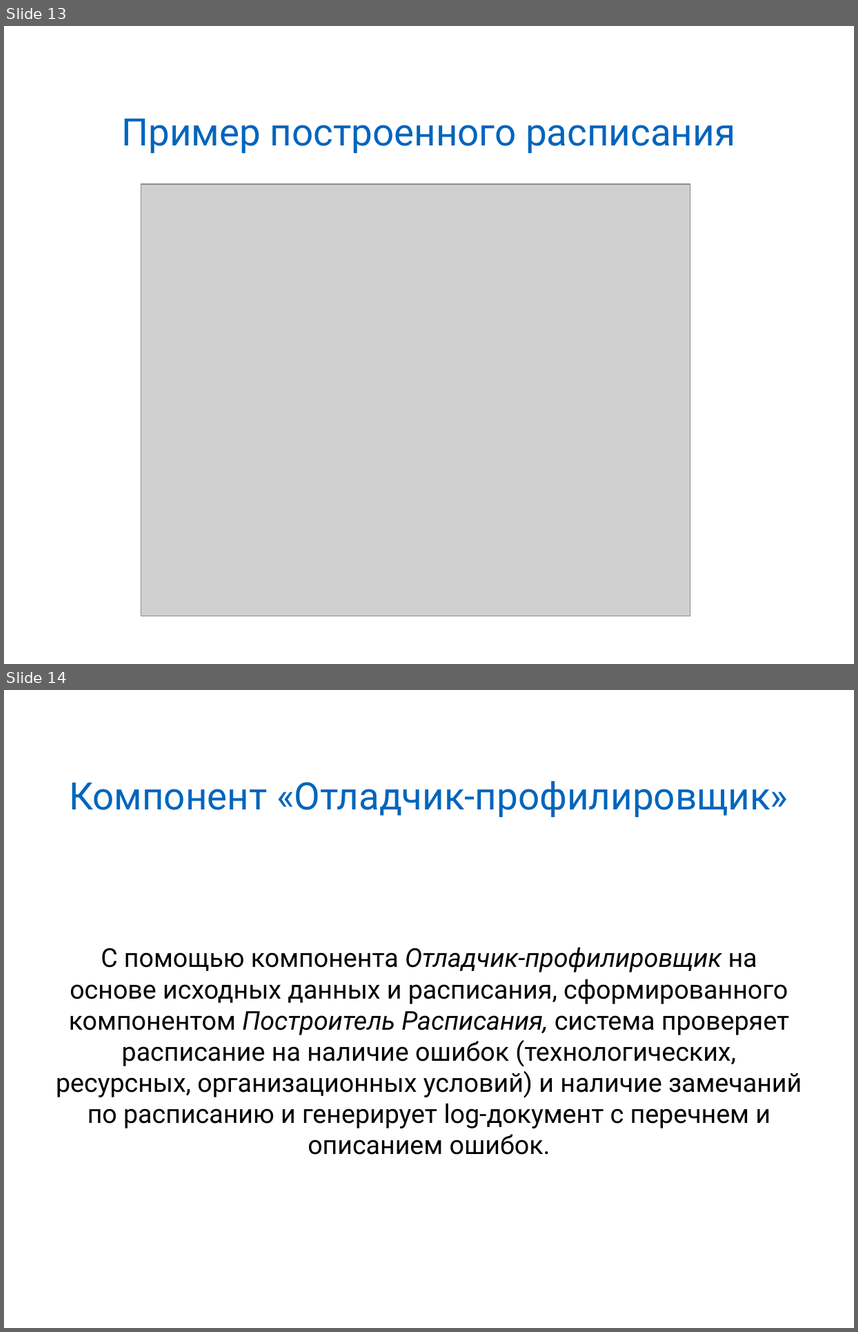
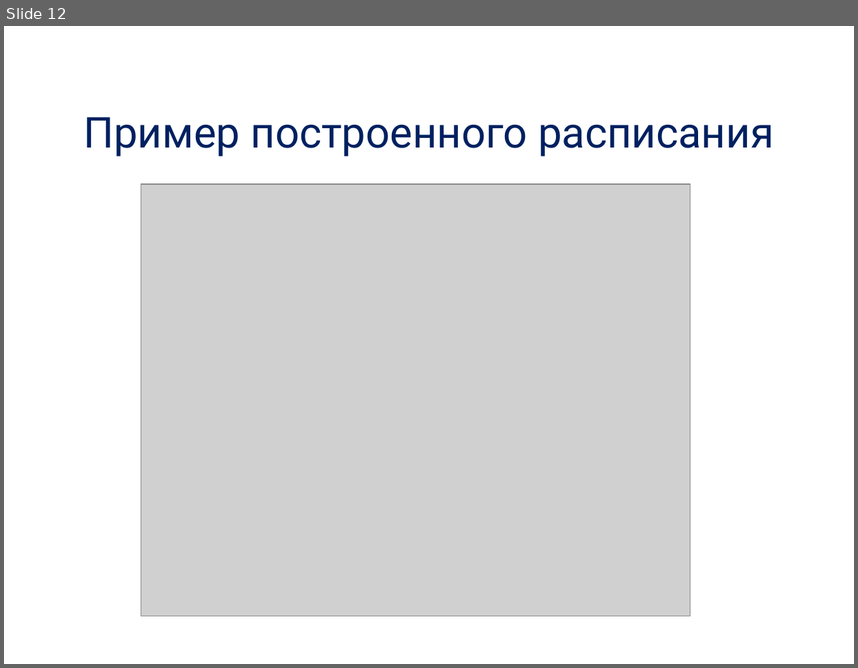
Before and after one commit to alexdegtev/SchedulerTask, a slide deck: Docs/presentation.ppt. Shown one above the other, each under a label of ours: slides 13 and 14 before the commit, slide 12 after it. The pictures are 858x1332 and 858x668 pixels, drawn with LibreOffice and Linux fonts; fonts in the diff are those of the drawing; grey boxes stand for pictures; background and template pictures are left out. Boxes give left, top, right and bottom in pixels: in the first picture for what was removed or moved away, otherwise in the second. Text is boxed around its words. In the diff, an @@ line names an element or a change of style, - is before the commit and + after.

```diff
--- a/Docs/presentation.ppt
+++ b/Docs/presentation.ppt
@@ slide 14 removed at bbox=[4, 690, 854, 1328], background picture (left out) @@
@@ title removed at bbox=[69, 781, 788, 817] @@
-Компонент «Отладчик-профилировщик»
@@ text removed at bbox=[56, 947, 802, 1154] @@
-С помощью компонента Отладчик-профилировщик на основе исходных данных и расписания, сформированного компонентом Построитель Расписания, система проверяет расписание на наличие ошибок (технологических, ресурсных, организационных условий) и наличие замечаний по расписанию и генерирует log-документ с перечнем и описанием ошибок.
@@ what was slide 13 is now slide 12 @@
@@ slide 12 changed as well @@
@@ title "Пример построенного расписания" at bbox=[83, 117, 774, 156]: size 32 to 36 pt, text colour #0065BD to #002060 @@
```
Also in this commit, not shown: 16 slides added, 19 other slides removed.
